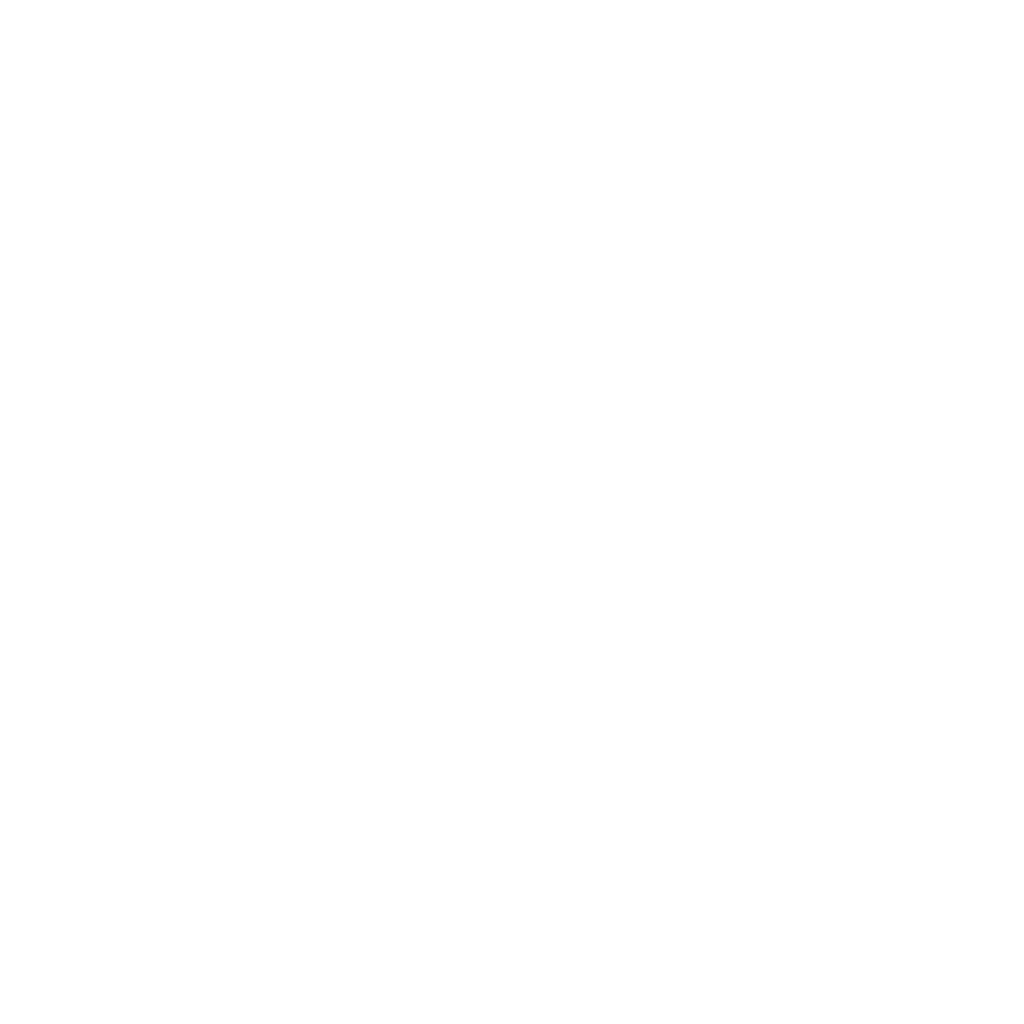
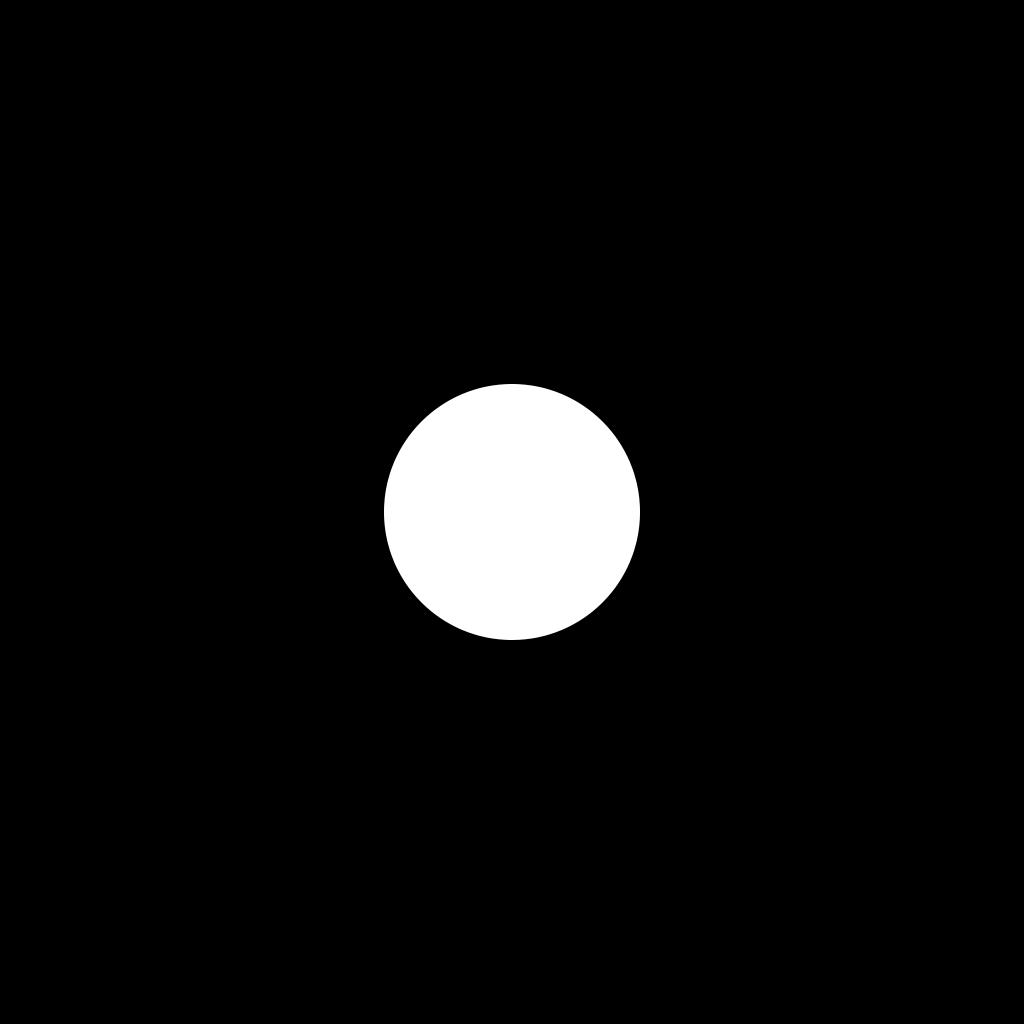
Revision of a layered 1024 × 1024 image; what changed, layer by layer:
added layer "Ellipse 6" above "Layer 3" over [384, 384, 640, 640]
showed "Layer 4" over [0, 0, 1024, 1024]
